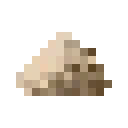
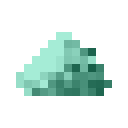
Before/after of a w=128, h=128 layered artwork. What changed in the layer stack:
added layer "Malachite" above "Original" over [16, 32, 112, 96]
renamed "Layer 2" to "Original", hid it over [16, 32, 112, 96]
